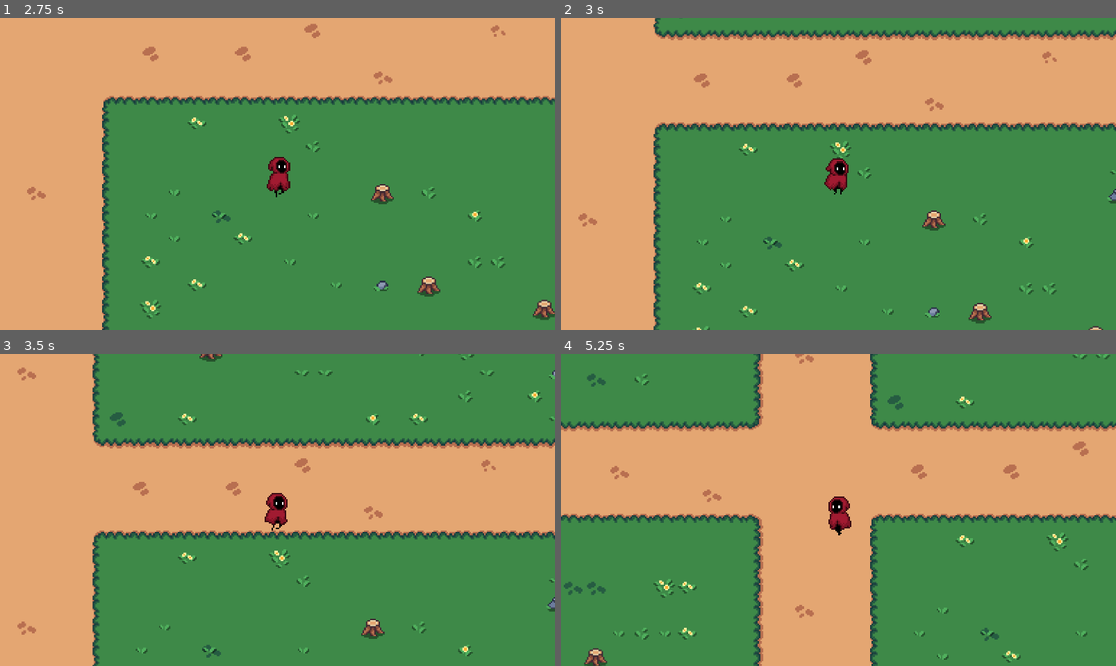
Above: before the commit, frames 1-4 (two rows, left to right).
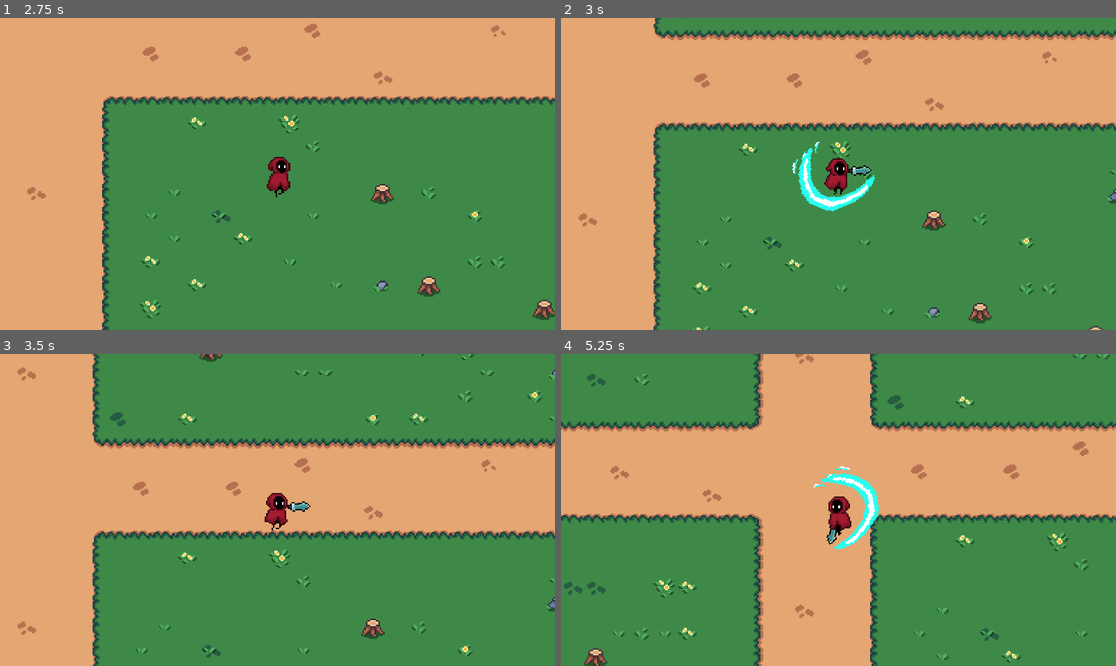
Above: after the commit, the same moments.

Repository: Jerga99/godot-2d-game-course
Game: Godot game, scene res://scenes/play_scene.tscn
The game is run twice, just before and just after one commit, with the same random seed, the same clock (stepped at 60 frames per second) and the same inputs.
Inputs (mouse positions are in pixels of both pictures, inside the frame that each line leads up to):
- Up to frame 1 (2.75 s): move the mouse to (399, 158) at 0.52 s; hold D (right) 0.53-1.28 s; tap 1 (ability_1) at 0.6 s; move the mouse to (166, 189) at 1.27 s; hold S (down) 1.28-2.03 s; tap 2 (ability_2) at 1.35 s; move the mouse to (333, 105) at 2.02 s; hold D (right) from 2.03 s (still down); tap 3 (ability_3) at 2.1 s
- Up to frame 2 (3 s): move the mouse to (810, 236) at 2.77 s; release D (right) at 2.78 s; hold W (up) from 2.78 s (still down); tap 1 (ability_1) at 2.85 s
- Up to frame 3 (3.5 s): keep holding W (up)
- Up to frame 4 (5.25 s): move the mouse to (1005, 556) at 3.52 s; release W (up) at 3.53 s; hold A (left) 3.53-5.03 s; tap 2 (ability_2) at 3.6 s; move the mouse to (672, 463) at 4.27 s; tap 3 (ability_3) at 4.35 s; move the mouse to (866, 510) at 5.02 s; hold S (down) from 5.03 s (still down); tap 1 (ability_1) at 5.1 s

Frame 1 is identical in both runs. In frame 2, 0.9% of the frame differs, in the area x 41-57%, y 39-63%; in frame 3, less than 0.1%; in frame 4, 0.8%.

Commit message:
Manage cooldowns

Diff:
--- a/scenes/ability/slash_ability.tscn
+++ b/scenes/ability/slash_ability.tscn
@@ -7,6 +7,7 @@
 
 [node name="SlashAbility" type="Node"]
 script = ExtResource("1_wqbl1")
+cooldown = 0.5
 
 [node name="SpawnManifest" type="Node" parent="."]
 script = ExtResource("2_6scyu")
--- a/scripts/ability/core/ability_controller.gd
+++ b/scripts/ability/core/ability_controller.gd
@@ -11,6 +11,12 @@
 	for child in get_children():
 		if child is Ability:
 			abilities.push_back(child)
+
+func _process(delta: float):
+	for ability in cooldowns.keys():
+		if cooldowns[ability] > 0.0:
+			var cooldown = max(0.0, cooldowns[ability] - delta)
+			cooldowns[ability] = cooldown
 
 func trigger_ability_by_idx(idx: int):
 	if abilities.size() == 0: return
